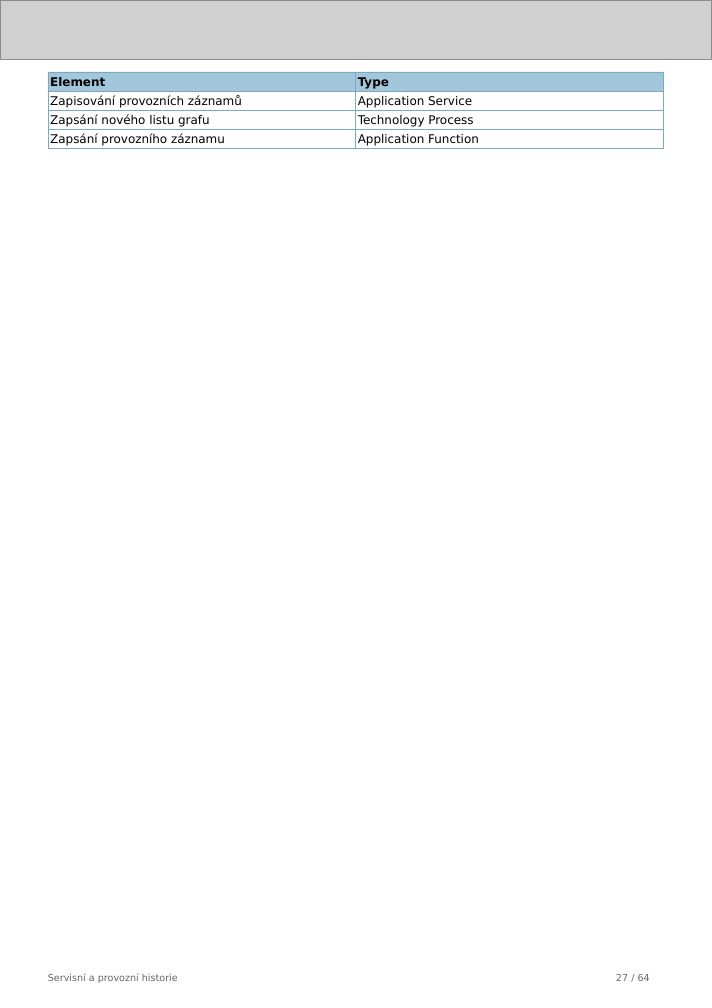
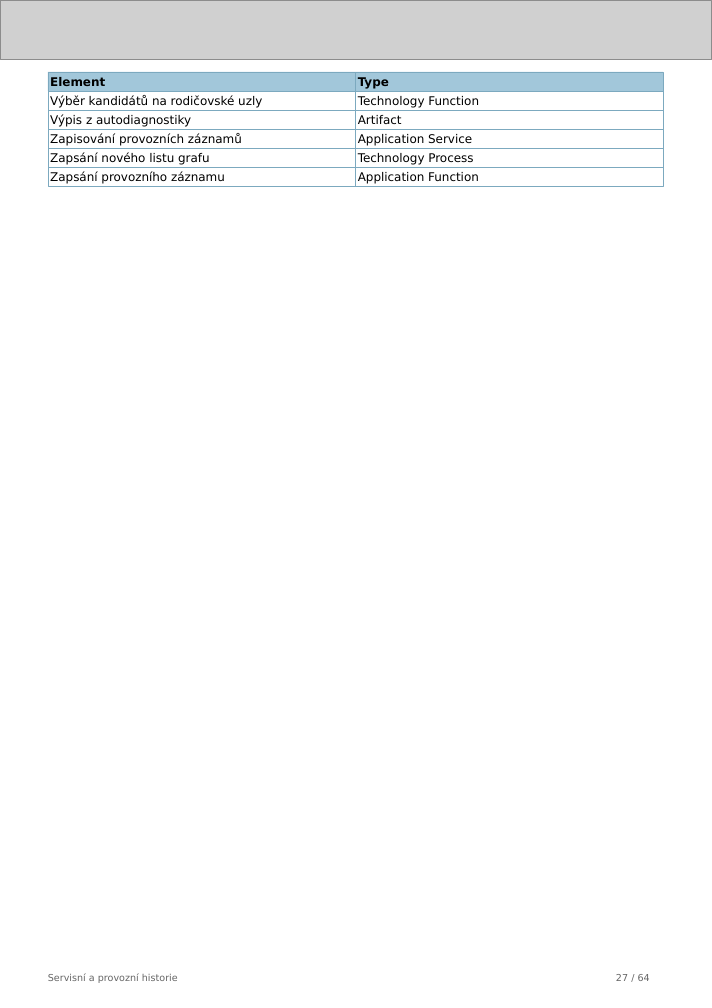
Before and after one commit to friedmannmartin/servisni_a_provozni_historie, a slide deck: slide 27 of report/jasper/servisni_a_provozni_historie.pptx. Drawn at 712x1008 pixels with LibreOffice and Linux fonts; fonts in the diff are those of the drawing; grey boxes stand for pictures. Boxes give left, top, right and bottom in pixels: in the first picture for what was removed or moved away, otherwise in the second. Text is boxed around its words. In the diff, an @@ line names an element or a change of style, - is before the commit and + after.

```diff
--- a/report/jasper/servisni_a_provozni_historie.pptx
+++ b/report/jasper/servisni_a_provozni_historie.pptx
@@ rectangle added at [48, 91, 356, 110], outline #7CA9BF 0.5 pt, 10 pt, text #000000 @@
+Výběr kandidátů na rodičovské uzly
@@ rectangle added at [48, 110, 356, 129], outline #7CA9BF 0.5 pt, 10 pt, text #000000 @@
+Výpis z autodiagnostiky
@@ rectangle added at [355, 91, 663, 110], outline #7CA9BF 0.5 pt, 10 pt, text #000000 @@
+Technology Function
@@ rectangle added at [355, 110, 663, 129], outline #7CA9BF 0.5 pt, 10 pt, text #000000 @@
+Artifact
@@ 6 rectangles: place and size @@
-6 rectangles at [48, 91, 663, 148]
+6 rectangles at [48, 129, 663, 186]
```
Also in this commit, not shown: 14 other slides changed, 9 other files.
